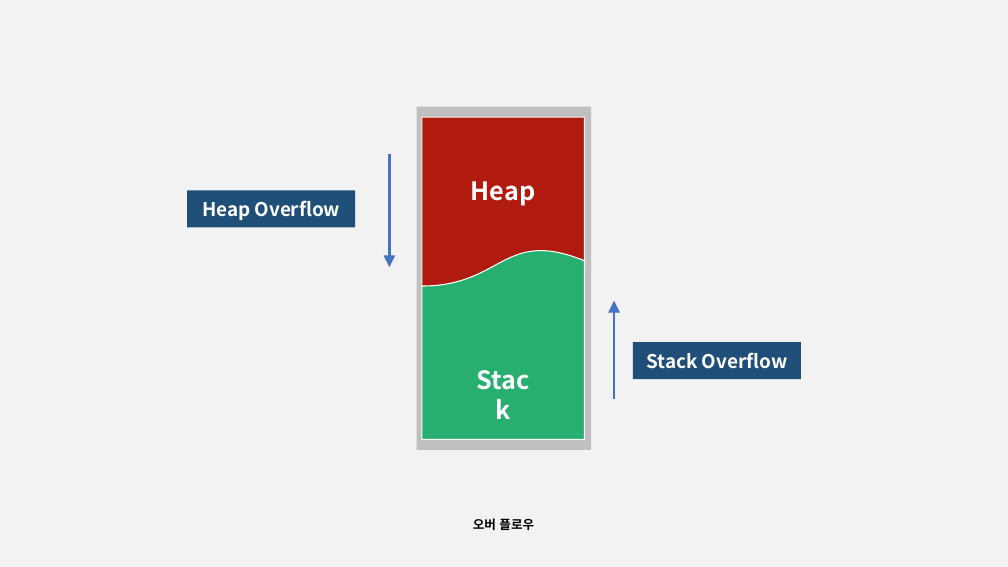
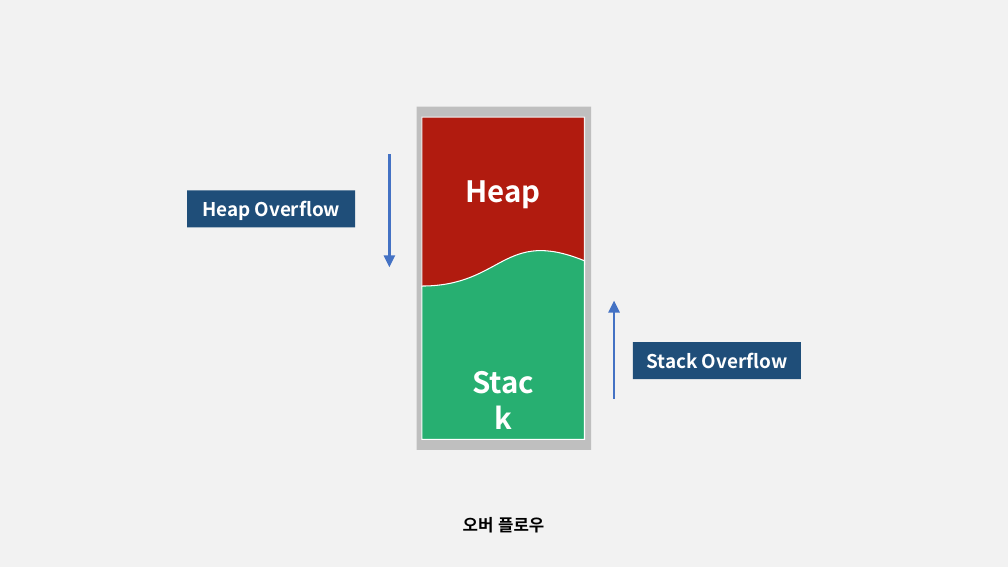
Before and after one commit to YooJaeJun/Study, a slide deck: slide 3 of 컴퓨터 공학/메모리 구조.pptx. Drawn at 1008x567 pixels with LibreOffice and Linux fonts; fonts in the diff are those of the drawing. Boxes give left, top, right and bottom in pixels: in the first picture for what was removed or moved away, otherwise in the second. Text is boxed around its words. In the diff, an @@ line names an element or a change of style, - is before the commit and + after.

```diff
--- a/컴퓨터 공학/메모리 구조.pptx
+++ b/컴퓨터 공학/메모리 구조.pptx
@@ flow chart document "Heap" at (422,117,585,301): size 24 to 28 pt @@
@@ text "Stack" at (646,353,697,369): size 24 to 28 pt @@
@@ text "오버 플로우": place and size @@
-text "오버 플로우" at (473,518,534,530)
+text "오버 플로우" at (463,517,544,533)
@@ text "오버 플로우" at (463,517,544,533): size 12 to 16 pt @@
```
Also in this commit, not shown: 2 other slides changed, 8 other files.
